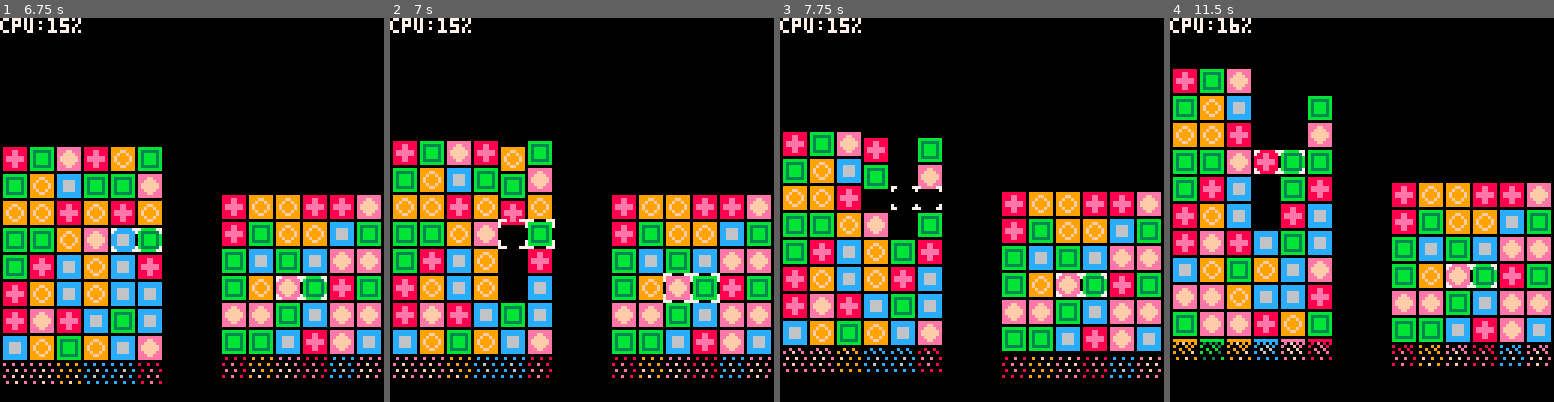
Above: before the commit, frames 1-4 (left to right).
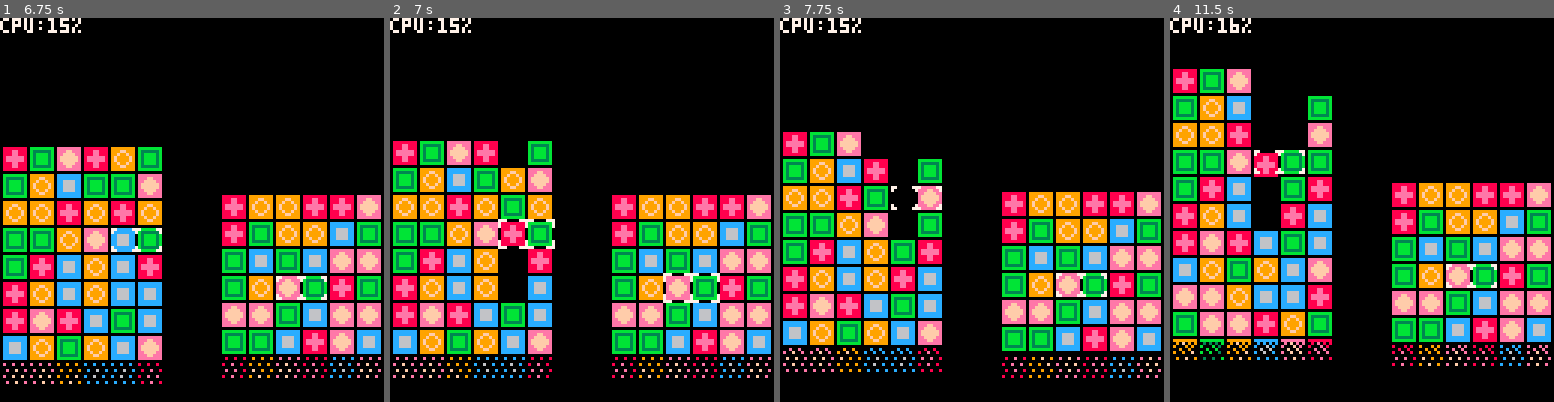
Above: after the commit, the same moments.

Repository: stevelavietes/pico8carts
Game: PICO-8 cartridge pa.p8
Same seed, same stepped clock (60 frames per second), same inputs: the game is played once before the commit and once after it.
Inputs:
- Up to frame 1 (6.75 s): tap X (X key) at 0.33, 1.07, 1.85, 2.97, 4.08, 5.2, 6.32 s; tap O (Z key) at 0.7, 1.7, 2.1, 2.5, 2.9, 3.3, 3.7, 4.1, 4.5, 4.9, 5.3, 5.7, 6.1, 6.5 s; hold Right 1.6-2.1 s; hold Up 2.15-2.42 s; hold Right 2.47-3.03 s; hold Left 3.08-3.58 s; hold Down 3.63-3.97 s; hold Right 4.02-4.68 s; hold Up 4.73-5.03 s; hold Left 5.08-5.68 s; hold Down 5.73-6.03 s; hold Right 6.08-6.58 s; hold Right from 6.63 s (still down)
- Up to frame 2 (7 s): keep holding Right; tap O (Z key) at 6.9 s
- Up to frame 3 (7.75 s): release Right at 7.13 s; hold Up 7.18-7.45 s; tap O (Z key) at 7.3, 7.7 s; tap X (X key) at 7.43 s; hold Right from 7.5 s (still down)
- Up to frame 4 (11.5 s): release Right at 8.07 s; tap O (Z key) every 0.4 s from 8.1 to 11.3 s; hold Left 8.12-8.62 s; tap X (X key) at 8.55, 9.67, 10.78 s; hold Down 8.67-9 s; hold Right 9.05-9.72 s; hold Up 9.77-10.07 s; hold Left 10.12-10.72 s; hold Down 10.77-11.07 s; hold Right from 11.12 s (still down)

Frame 1 is identical in both runs. In frame 2, 1.4% of the frame differs, in the area x 28-36%, y 33-60%; in frame 3, 2.1%, in the area x 21-43%, y 31-50%; in frame 4, 0.2%.

Commit message:
sets fall elaspe time to 1 and clears swap state at game end

Diff:
--- a/pa.p8
+++ b/pa.p8
@@ -134,6 +134,14 @@
  end
 end
 
+function end_game(b)
+ for t in all(b.s or {}) do
+  t.s=nil
+  t.ss=nil
+ end
+ b.s=nil
+end
+
 function offset_board(b)
  if b.st ~= 0 then return end
 
@@ -157,6 +165,7 @@
    -- lose condition
    if r[i].t > g.e_t then
     b.st=1
+    end_game(b)
     return
    end
   end
@@ -273,7 +282,7 @@
  for f_s in all(b.f) do
   -- falling tile
   local t = f_s[1]
-  if (elapsed(t.s) > 1) then
+  if (elapsed(t.s) > 0) then
    local t2 = f_s[2]
    t.s = nil
    t.ss = nil
